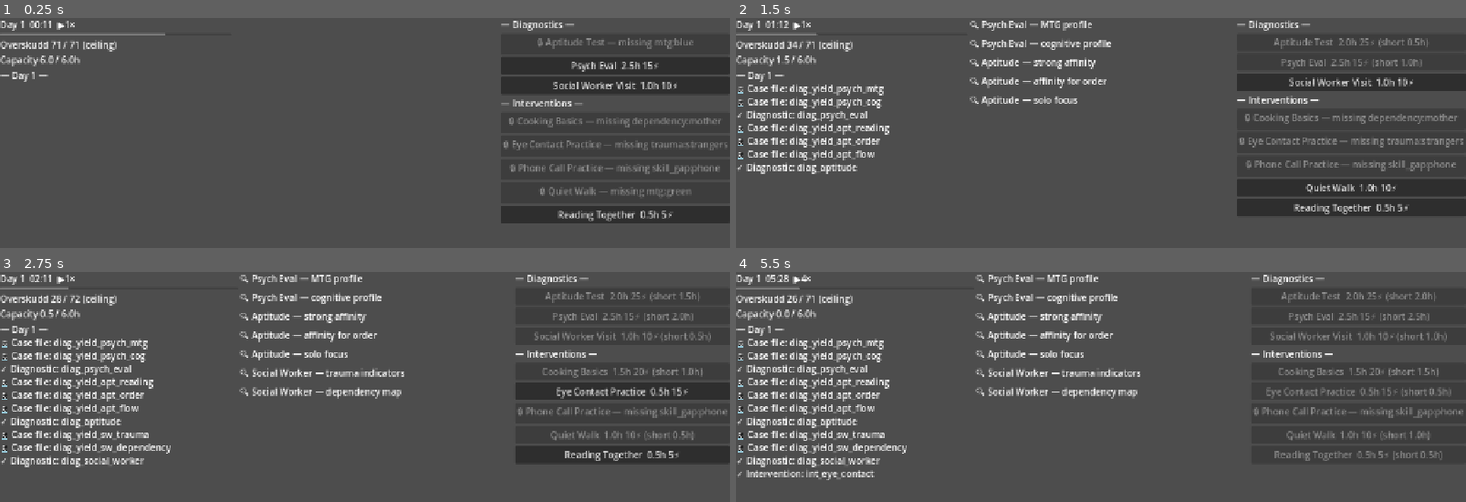
Above: before the commit, frames 1-4 (two rows, left to right).
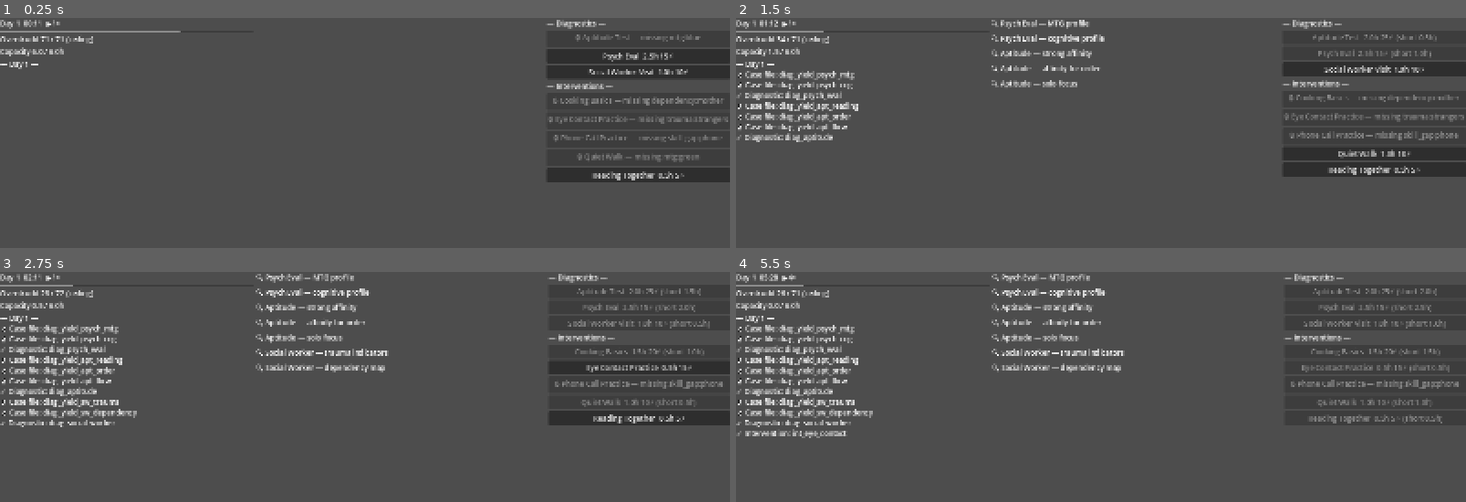
Above: after the commit, the same moments.

Repository: TerjeBallestad/lifelines-tycoon
Game: Godot game, scene res://main.tscn
The game is run twice, just before and just after one commit, with the same random seed, the same clock (stepped at 60 frames per second) and the same inputs.
Inputs (mouse positions are in pixels of both pictures, inside the frame that each line leads up to):
- Up to frame 1 (0.25 s): no input
- Up to frame 2 (1.5 s): click "Psych Eval 2.5h 15⚡" at 0.5 s; click "Aptitude Test 2.0h 25⚡" at 1.25 s
- Up to frame 3 (2.75 s): click "Social Worker Visit 1.0h 10⚡" at 2 s
- Up to frame 4 (5.5 s): click "Eye Contact Practice 0.5h 15⚡" at 2.75 s; tap Enter at 3.5 s; move the mouse to (1261, 456) at 3.52 s; hold 1 (speed_1) 3.53-4.25 s; click (1261, 456) at 3.67 s; drag from (955, 497) to (outside the picture) at 4.27 s; move the mouse to (1174, 387) at 5.02 s; hold 3 (speed_3) from 5.03 s (still down); click (1174, 387) at 5.17 s

The runs differ from the first frame. In frame 1, 10% of the frame differs, in the area x 0-100%, y 0-90%; in frame 2, 18%, in the area x 0-100%, y 0-87%; in frame 3, 17%; in frame 4, 15%.

Commit message:
docs: Godot macOS HiDPI sizing playbook + apply 2x override hack

Diff:
--- a/project.godot
+++ b/project.godot
@@ -31,14 +31,21 @@
 
 [display]
 
-window/size/viewport_width=1280
-window/size/viewport_height=720
+window/size/viewport_width=1600
+window/size/viewport_height=900
+window/size/window_width_override=3200
+window/size/window_height_override=1800
 window/stretch/mode="canvas_items"
 window/stretch/aspect="expand"
+window/dpi/allow_hidpi=true
 
 [editor_plugins]
 
 enabled=PackedStringArray("res://addons/gut/plugin.cfg")
+
+[gui]
+
+theme/default_font_size=22
 
 [input]
 
Not shown, added: docs/notes/godot-macos-hidpi.md
